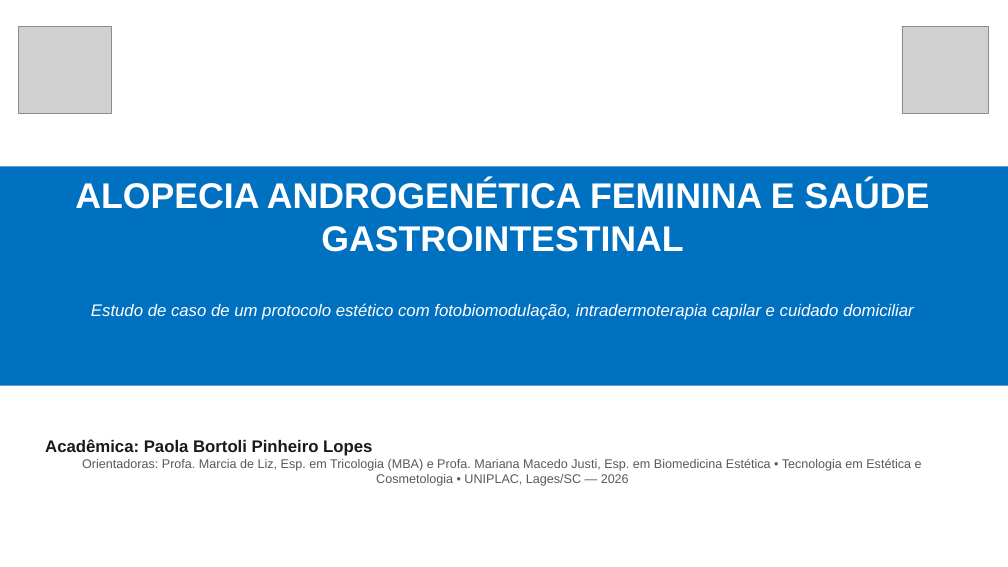
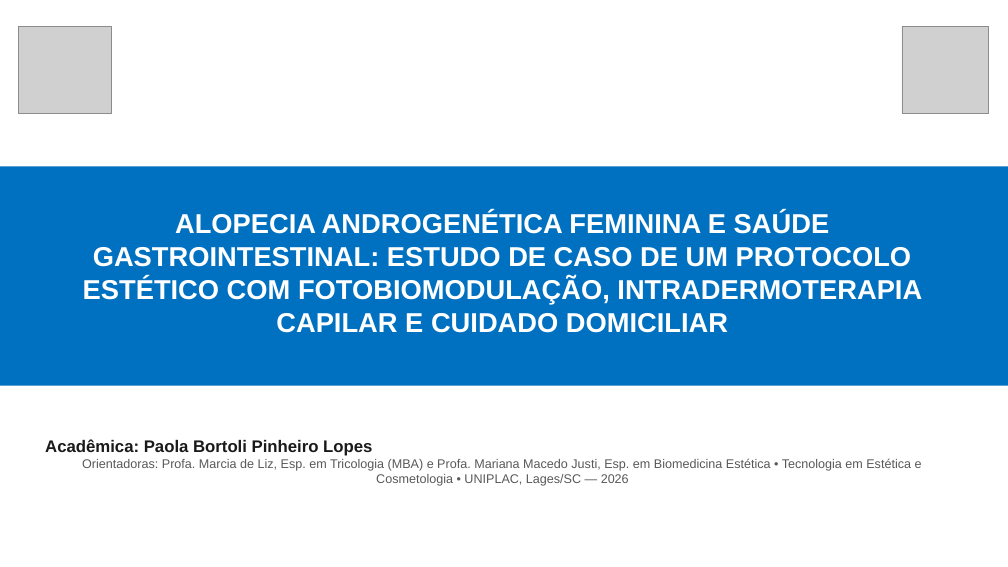
Before and after one commit to elson-vinicius-lopes/uniplac, a slide deck: slide 1 of resultados finais/estudo de caso/Alopecia-Androgenetica-Feminina-Estudo-de-Caso-REVISADO.pptx. Drawn at 1008x567 pixels with LibreOffice and Linux fonts; fonts in the diff are those of the drawing; grey boxes stand for pictures. Boxes give left, top, right and bottom in pixels: in the first picture for what was removed or moved away, otherwise in the second. Text is boxed around its words. In the diff, an @@ line names an element or a change of style, - is before the commit and + after.

```diff
--- a/resultados finais/estudo de caso/Alopecia-Androgenetica-Feminina-Estudo-de-Caso-REVISADO.pptx
+++ b/resultados finais/estudo de caso/Alopecia-Androgenetica-Feminina-Estudo-de-Caso-REVISADO.pptx
@@ text at [83, 212, 922, 333]: text changed; size 34 to 26 pt @@
-ALOPECIA ANDROGENÉTICA FEMININA E SAÚDE GASTROINTESTINAL
+ALOPECIA ANDROGENÉTICA FEMININA E SAÚDE GASTROINTESTINAL: ESTUDO DE CASO DE UM PROTOCOLO ESTÉTICO COM FOTOBIOMODULAÇÃO, INTRADERMOTERAPIA CAPILAR E CUIDADO DOMICILIAR
@@ text removed at [91, 303, 914, 320] @@
-Estudo de caso de um protocolo estético com fotobiomodulação, intradermoterapia capilar e cuidado domiciliar
```
Also in this commit, not shown: 4 other slides changed, 5 slides removed, 27 other files.
